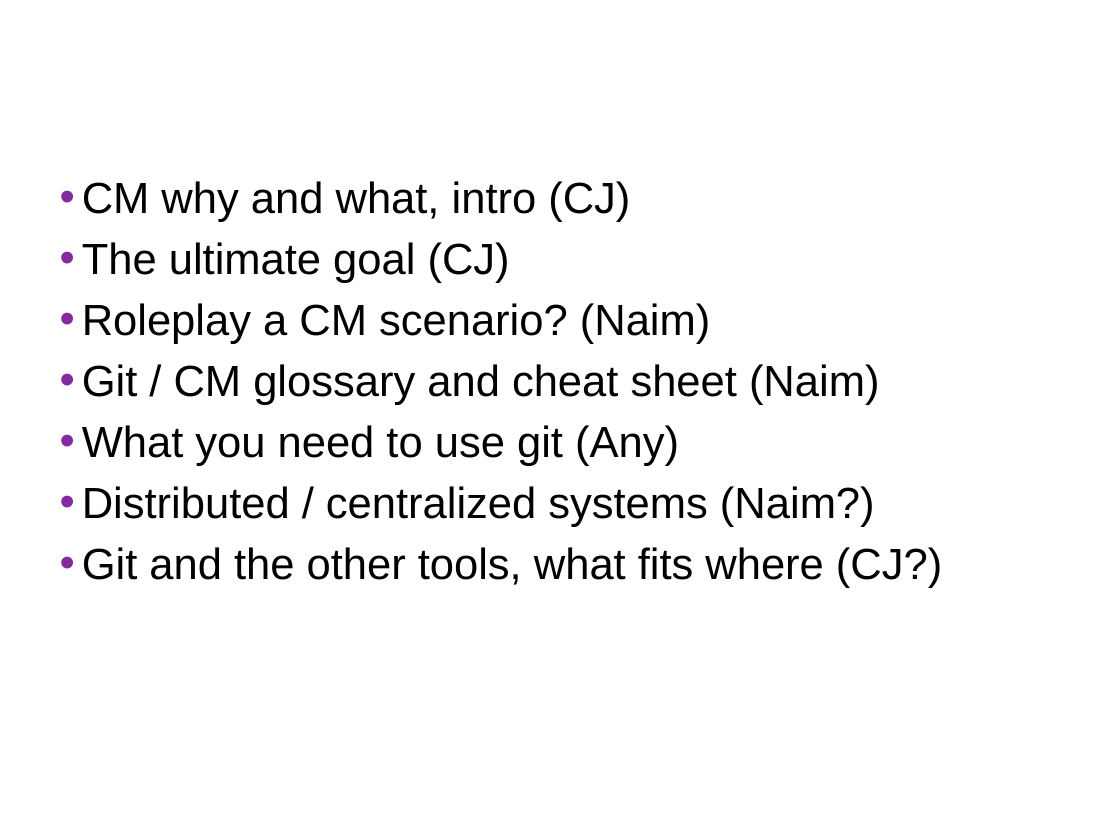
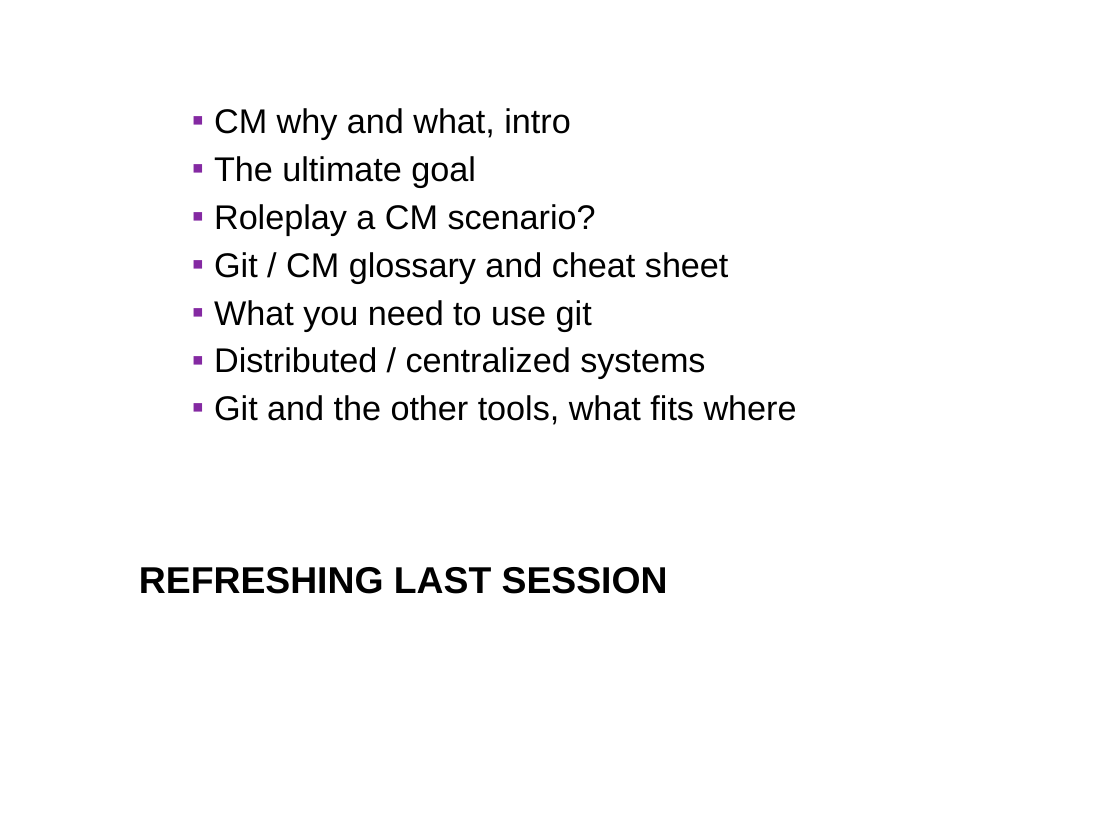
Before and after one commit to UncleCJ/hicollegegit, a slide deck: slide 16 of Intro_to_SCM_and_Git-presentation.pptm. Drawn at 1120x840 pixels with LibreOffice and Linux fonts; fonts in the diff are those of the drawing; background and template pictures are left out. Boxes give left, top, right and bottom in pixels: in the first picture for what was removed or moved away, otherwise in the second. Text is boxed around its words. In the diff, an @@ line names an element or a change of style, - is before the commit and + after.

```diff
--- a/Intro_to_SCM_and_Git-presentation.pptm
+++ b/Intro_to_SCM_and_Git-presentation.pptm
@@ text at bbox=[214, 108, 797, 425]: text changed; size 28 to 22 pt @@
-• CM why and what, intro (CJ)
-• The ultimate goal (CJ)
-• Roleplay a CM scenario? (Naim)
-• Git / CM glossary and cheat sheet (Naim)
-• What you need to use git (Any)
-• Distributed / centralized systems (Naim?)
-• Git and the other tools, what fits where (CJ?)
+▪ CM why and what, intro
+▪ The ultimate goal
+▪ Roleplay a CM scenario?
+▪ Git / CM glossary and cheat sheet
+▪ What you need to use git
+▪ Distributed / centralized systems
+▪ Git and the other tools, what fits where
@@ title at bbox=[139, 567, 668, 594]: text changed; size 14 to 24 pt; text colour #FFFFFF to #000000; bold on @@
-Refreshing last session
+REFRESHING LAST SESSION
```
Also in this commit, not shown: 9 other slides changed, 5 slides added.
